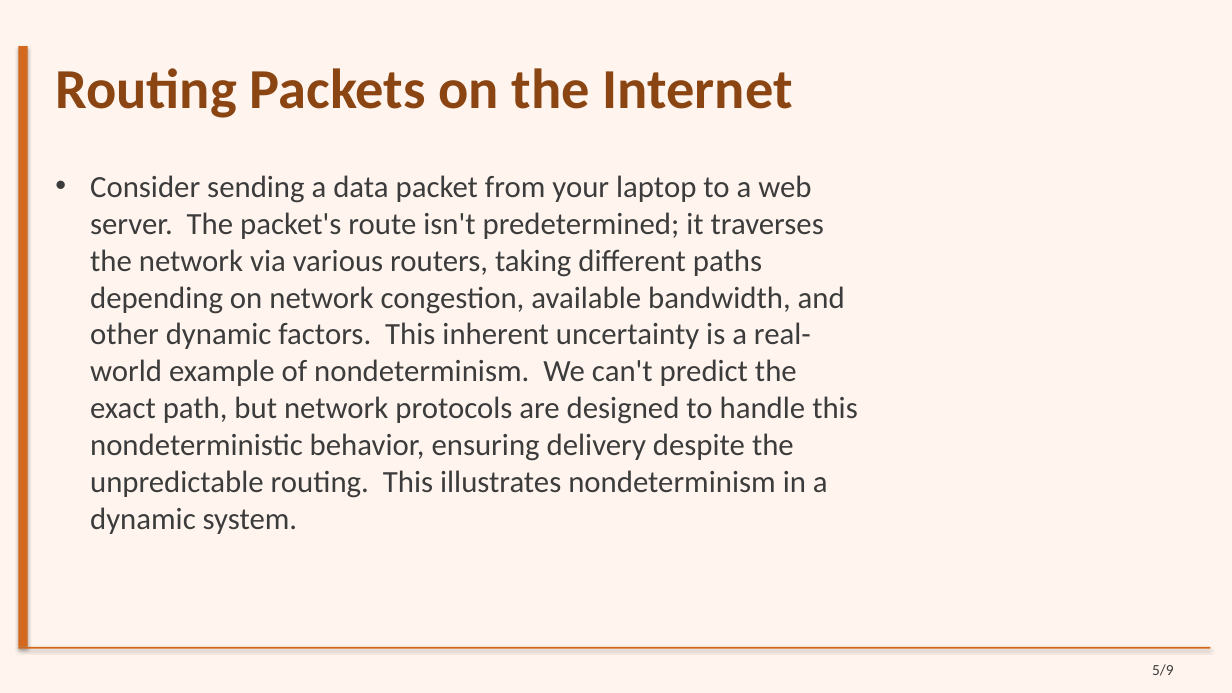
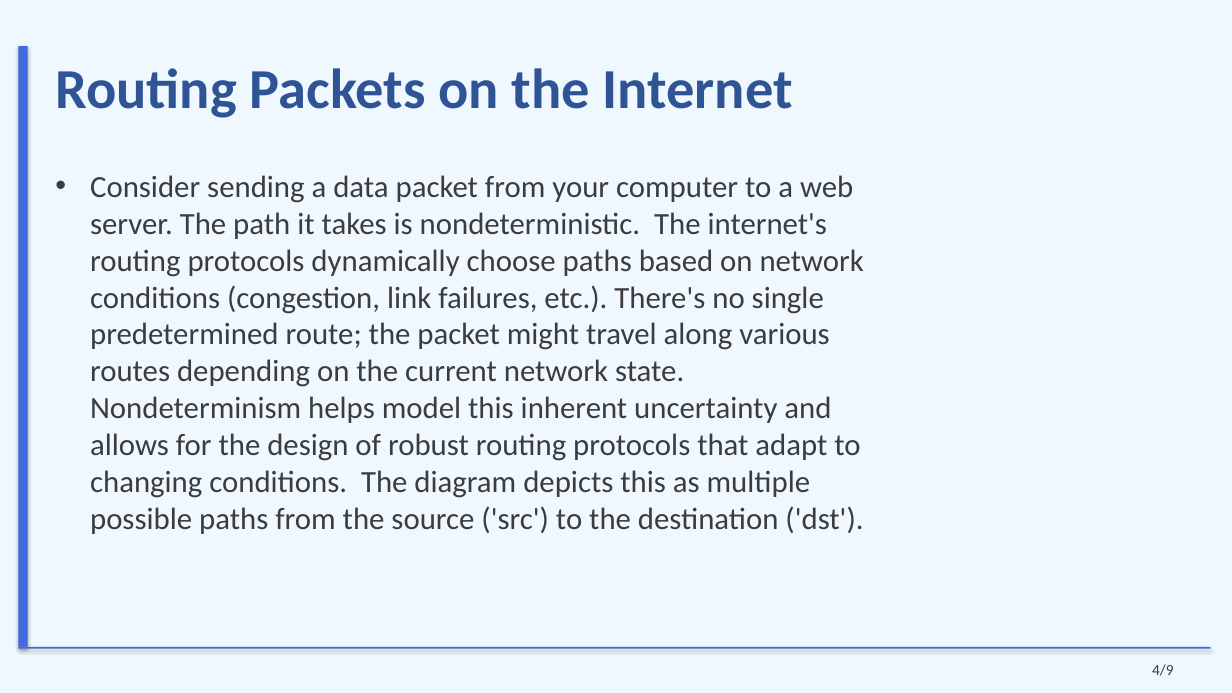
Before and after one commit to sanskarsri26/pdf-to-lecture, a slide deck: slide 4 of Styled_Slides.pptx (slide 5 before the commit). Drawn at 1232x693 pixels with LibreOffice and Linux fonts; fonts in the diff are those of the drawing. Boxes give left, top, right and bottom in pixels: in the first picture for what was removed or moved away, otherwise in the second. Text is boxed around its words. In the diff, an @@ line names an element or a change of style, - is before the commit and + after.

```diff
--- a/Styled_Slides.pptx
+++ b/Styled_Slides.pptx
@@ background #FFF5EE to #F0F8FF @@
@@ title "Routing Packets on the Internet" at <box>55,68,793,118</box>: text colour #8B4513 to #2F5496 @@
@@ rectangle at <box>18,46,28,647</box>: fill #D2691E to #4169E1 @@
@@ text at <box>90,175,864,534</box>: text changed @@
-• Consider sending a data packet from your laptop to a web server. The packet's route isn't predetermined; it traverses the network via various routers, taking different paths depending on network congestion, available bandwidth, and other dynamic factors. This inherent uncertainty is a real-world example of nondeterminism. We can't predict the exact path, but network protocols are designed to handle this nondeterministic behavior, ensuring delivery despite the unpredictable routing. This illustrates nondeterminism in a dynamic system.
+• Consider sending a data packet from your computer to a web server. The path it takes is nondeterministic. The internet's routing protocols dynamically choose paths based on network conditions (congestion, link failures, etc.). There's no single predetermined route; the packet might travel along various routes depending on the current network state. Nondeterminism helps model this inherent uncertainty and allows for the design of robust routing protocols that adapt to changing conditions. The diagram depicts this as multiple possible paths from the source ('src') to the destination ('dst').
@@ rectangle at <box>18,647,1211,649</box>: fill #D2691E to #4169E1 @@
@@ text at <box>1152,664,1174,676</box>: text changed @@
-5/9
+4/9
```
Also in this commit, not shown: 7 other slides changed, 1 slide added, 1 slide removed, 21 other files.
